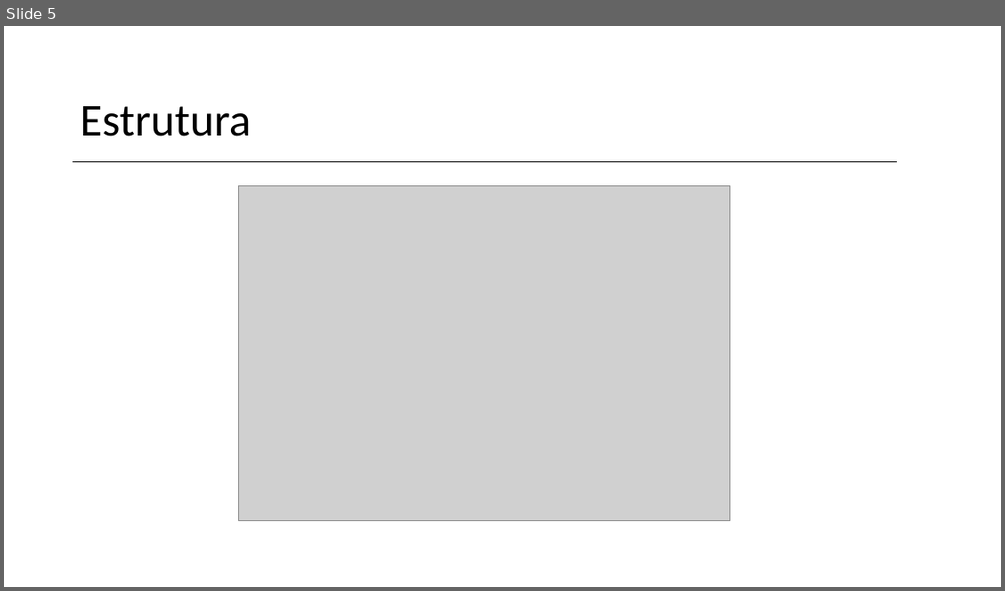
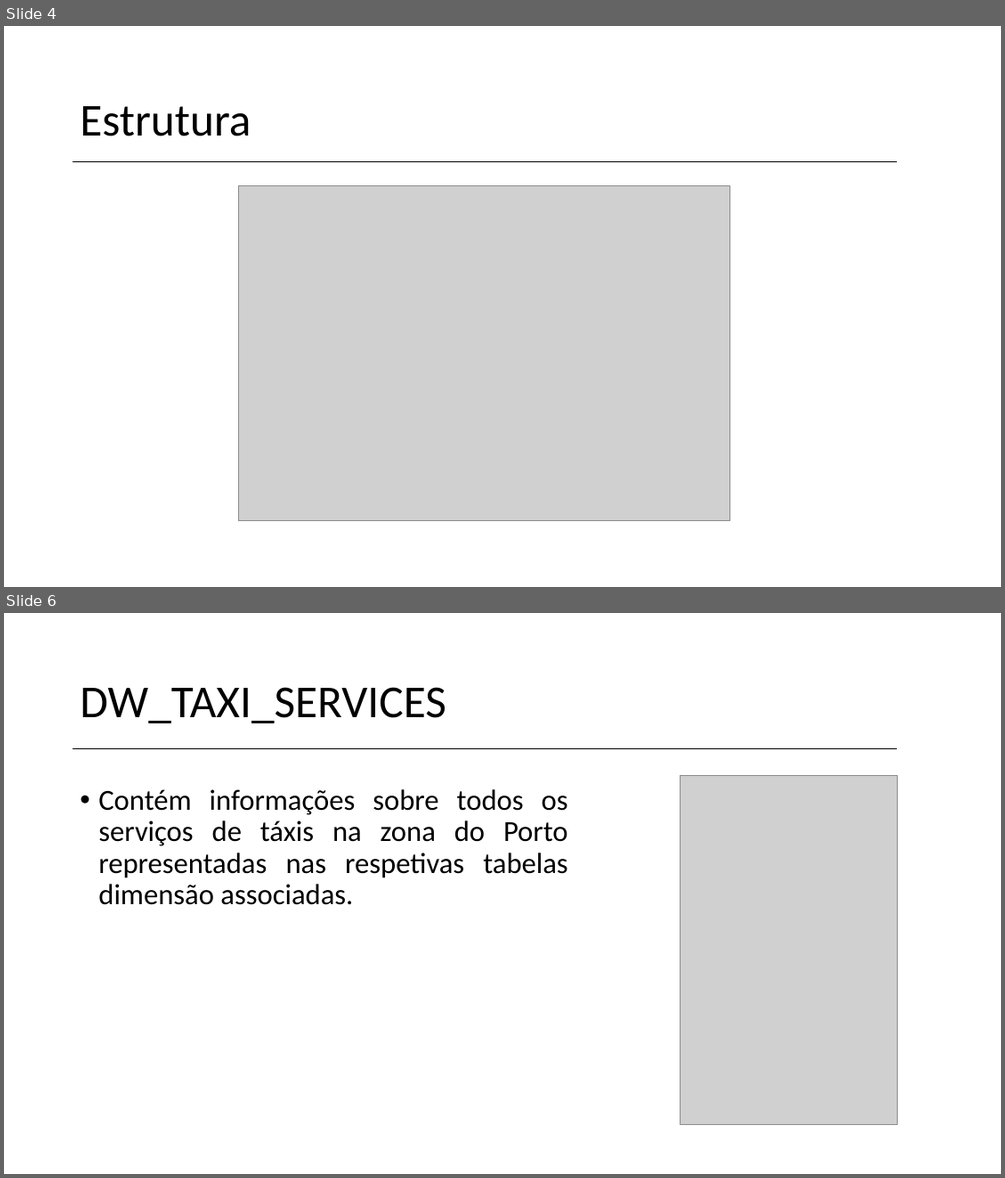
Before and after one commit to vanessa-silva/TABD-datawarehouse, a slide deck: Data-Warehouse.pptx. Shown one above the other, each under a label of ours: slide 5 before the commit, slides 4 and 6 after it; the slides between them are not shown. The pictures are 1005x591 and 1005x1178 pixels, drawn with LibreOffice and Linux fonts; fonts in the diff are those of the drawing; grey boxes stand for pictures; background and template pictures are left out. Boxes give left, top, right and bottom in pixels: in the first picture for what was removed or moved away, otherwise in the second. Text is boxed around its words. In the diff, an @@ line names an element or a change of style, - is before the commit and + after.

```diff
--- a/Data-Warehouse.pptx
+++ b/Data-Warehouse.pptx
@@ slide 6 added at (x1=4, y1=613, x2=1001, y2=1174), background picture (left out) @@
@@ title added at (x1=80, y1=687, x2=446, y2=723), 44 pt, text #000000 @@
+DW_TAXI_SERVICES
@@ line added from (73, 749) to (897, 749), #000000 1 pt @@
@@ text added at (x1=98, y1=789, x2=568, y2=905), 28 pt, text #000000 @@
+• Contém informações sobre todos os serviços de táxis na zona do Porto representadas nas respetivas tabelas dimensão associadas.
@@ picture added at (x1=680, y1=775, x2=897, y2=1125) @@
@@ what was slide 5 is now slide 4 @@
```
Also in this commit, not shown: 2 slides changed, 16 other slides added, 3 slides removed, 16 other files.
